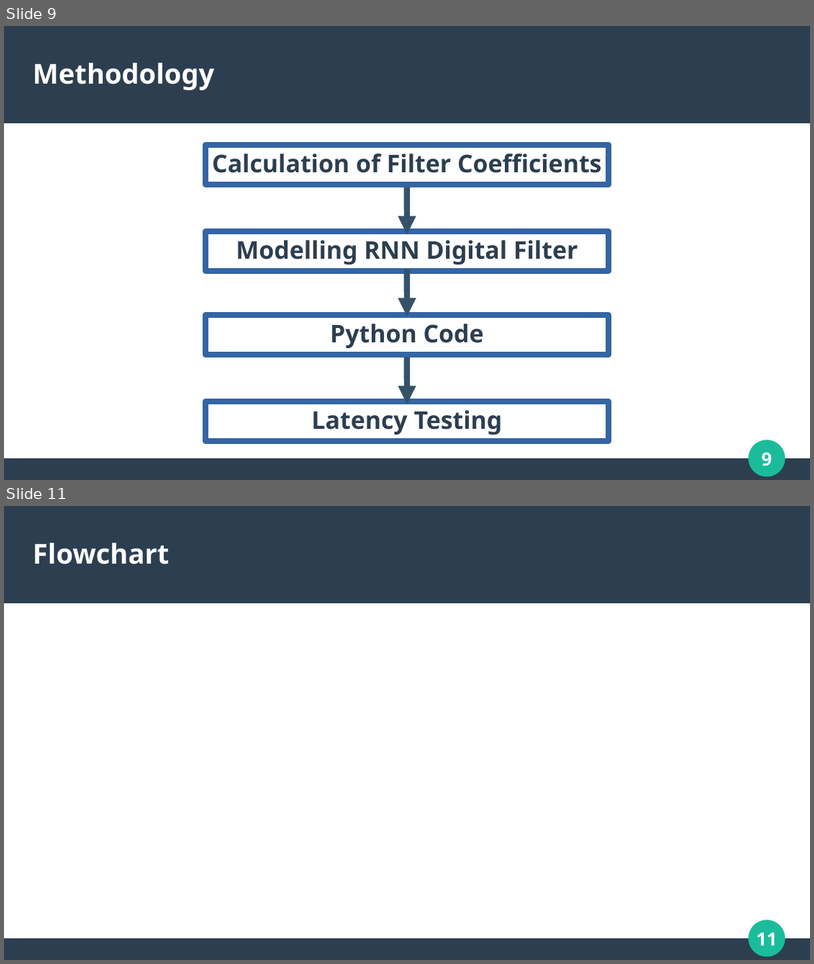
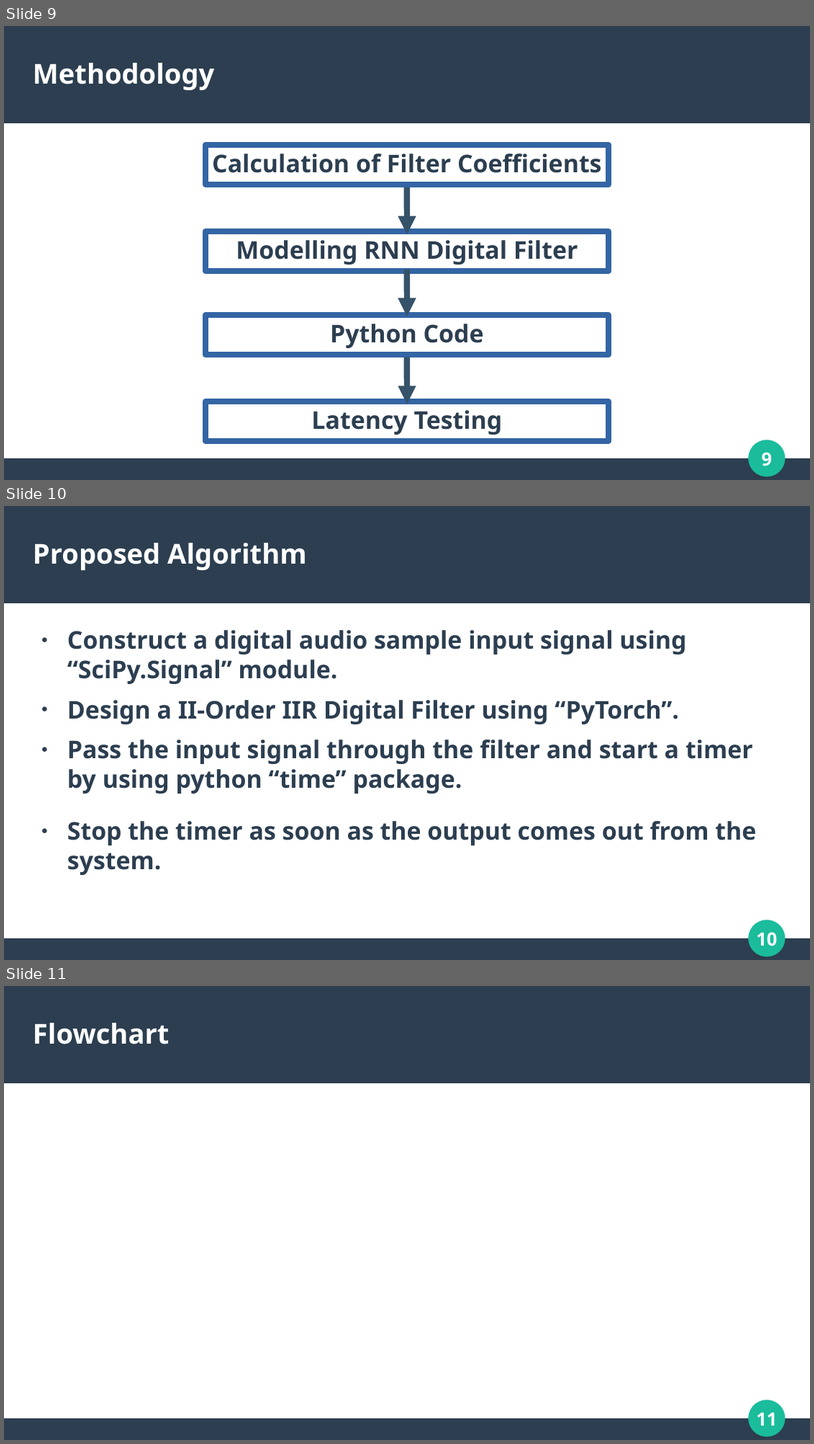
Before and after one commit to mohitlabs/Research, a slide deck: A Low Latency Digital Filter using Recurrent Neural Network/PPT/Presentation.pptx. Shown one above the other, each under a label of ours: slides 9 and 11 before the commit, slides 9, 10 and 11 after it; the slides between them are not shown. The pictures are 814x964 and 814x1444 pixels, drawn with LibreOffice and Linux fonts; fonts in the diff are those of the drawing. Boxes give left, top, right and bottom in pixels: in the first picture for what was removed or moved away, otherwise in the second. Text is boxed around its words. In the diff, an @@ line names an element or a change of style, - is before the commit and + after.

```diff
--- a/A Low Latency Digital Filter using Recurrent Neural Network/PPT/Presentation.pptx
+++ b/A Low Latency Digital Filter using Recurrent Neural Network/PPT/Presentation.pptx
@@ slide 10 added at <box>4,506,810,960</box>, background #FFFFFF; not listed: 4 template elements that a slide beside it also shows @@
@@ title added at <box>33,543,306,570</box>, 27 pt, text #FFFFFF, bold @@
+Proposed Algorithm
@@ text added at <box>67,630,756,875</box>, 24 pt, text #2C3E50, bold @@
+● Construct a digital audio sample input signal using “SciPy.Signal” module.
+● Design a II-Order IIR Digital Filter using “PyTorch”.
+● Pass the input signal through the filter and start a timer by using python “time” package.
+● Stop the timer as soon as the output comes out from the system.
```
Also in this commit, not shown: 1 slide removed.
